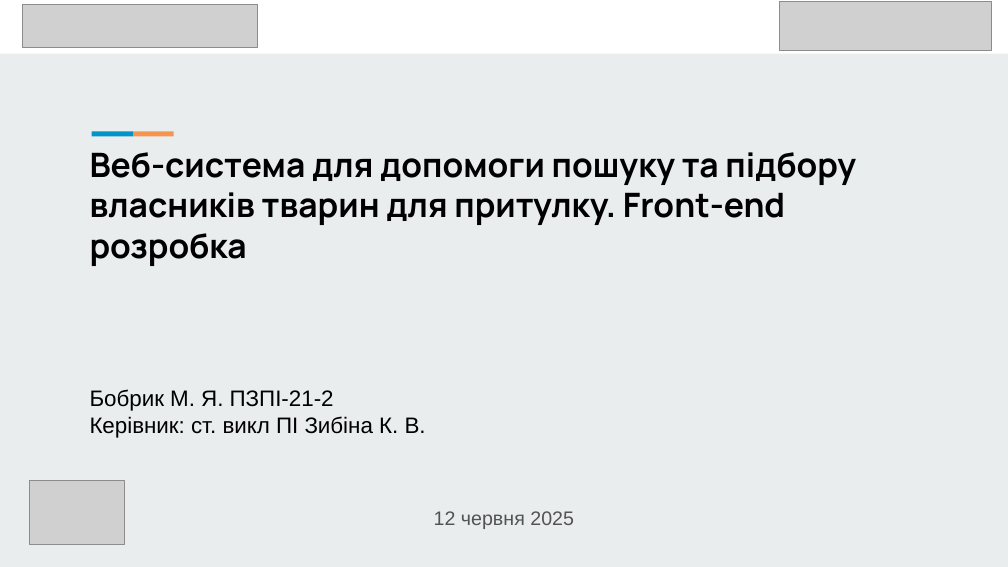
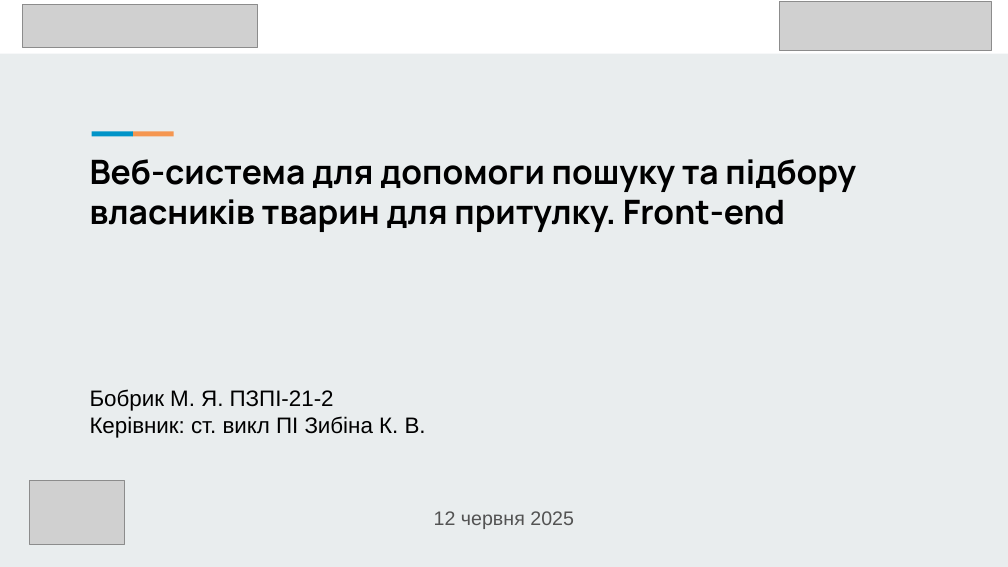
Before and after one commit to NureBobrykMaksym/2025_B_PI_PZPI-21-2_Bobryk_M_Y, a slide deck: slide 1 of 2025_Б_ПІ_ПЗПІ-21-2_Бобрик_М_Я.pptx. Drawn at 1008x567 pixels with LibreOffice and Linux fonts; fonts in the diff are those of the drawing; grey boxes stand for pictures. Boxes give left, top, right and bottom in pixels: in the first picture for what was removed or moved away, otherwise in the second. Text is boxed around its words. In the diff, an @@ line names an element or a change of style, - is before the commit and + after.

Commit message:
modify slides

```diff
--- a/2025_Б_ПІ_ПЗПІ-21-2_Бобрик_М_Я.pptx
+++ b/2025_Б_ПІ_ПЗПІ-21-2_Бобрик_М_Я.pptx
@@ title at (90, 159, 856, 232): text changed @@
-Веб-система для допомоги пошуку та підбору власників тварин для притулку. Front-end розробка
+Веб-система для допомоги пошуку та підбору власників тварин для притулку. Front-end
```
